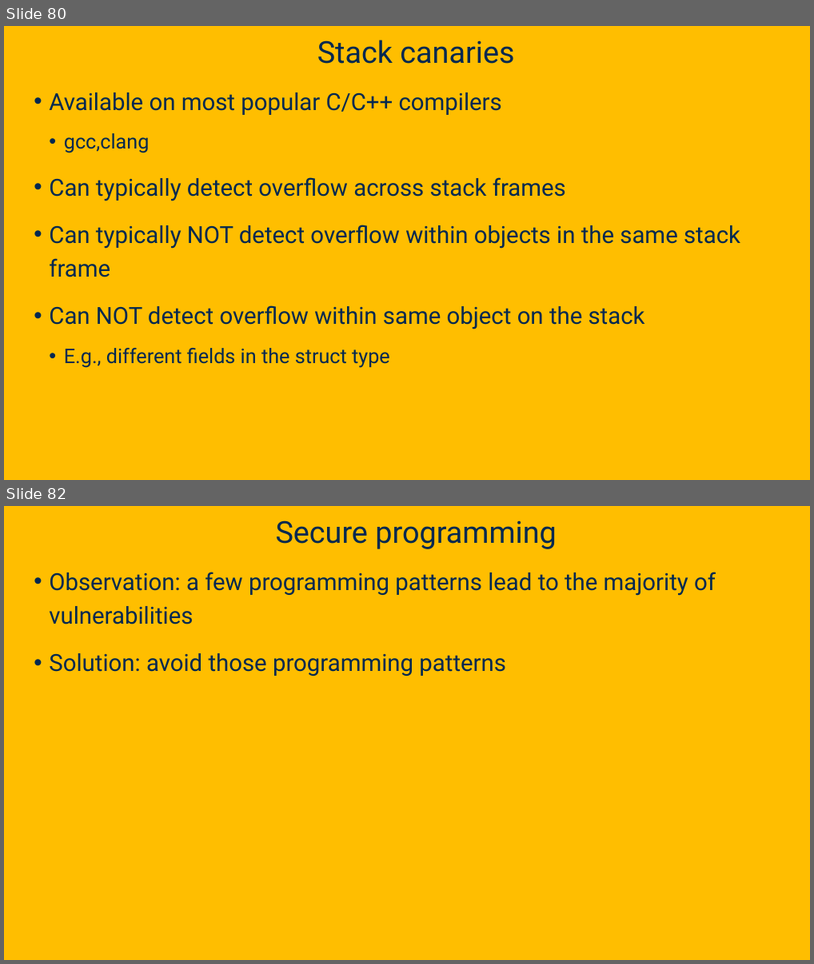
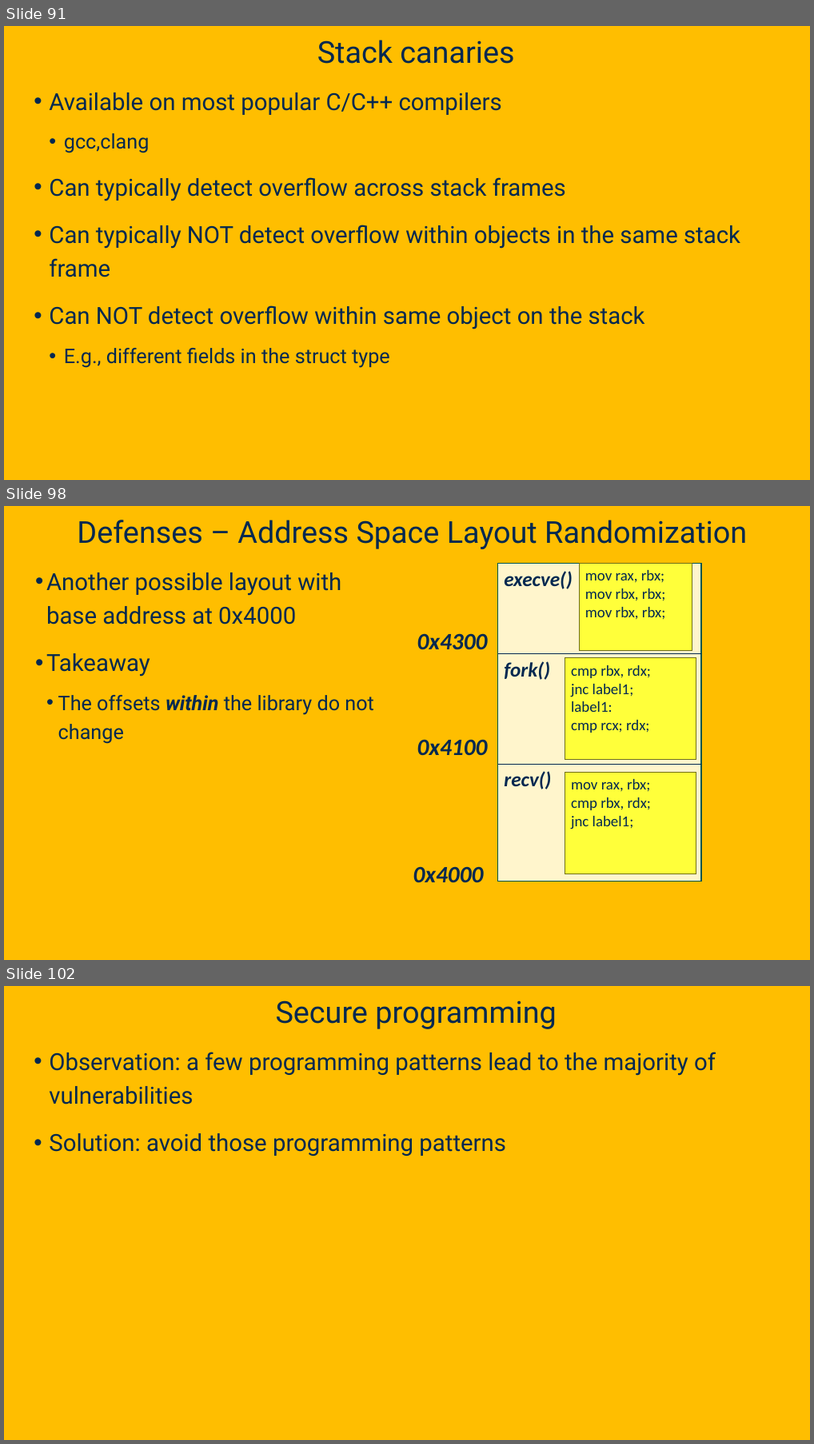
Before and after one commit to davsec-teaching/ecs160-f25, a slide deck: slides/9_software_security.pptx. Shown one above the other, each under a label of ours: slides 80 and 82 before the commit, slides 91, 98 and 102 after it; the slides between them are not shown. The pictures are 814x964 and 814x1444 pixels, drawn with LibreOffice and Linux fonts; fonts in the diff are those of the drawing; background and template pictures are left out. Boxes give left, top, right and bottom in pixels: in the first picture for what was removed or moved away, otherwise in the second. Text is boxed around its words. In the diff, an @@ line names an element or a change of style, - is before the commit and + after.

```diff
--- a/slides/9_software_security.pptx
+++ b/slides/9_software_security.pptx
@@ slide 98 added at (x1=4, y1=506, x2=810, y2=960), background picture (left out) @@
@@ title added at (x1=77, y1=520, x2=747, y2=549), 36 pt, text #022850 @@
+Defenses – Address Space Layout Randomization
@@ text added at (x1=46, y1=572, x2=374, y2=744), 28 pt, text #022850 @@
+• Another possible layout with base address at 0x4000
+• Takeaway
+  • The offsets within the library do not change
@@ rectangle added at (x1=498, y1=563, x2=702, y2=881), fill #FFF5CC, outline #00564E 1 pt @@
@@ text added at (x1=504, y1=571, x2=572, y2=589), 24 pt, text #022850, bold, italic @@
+execve()
@@ rectangle added at (x1=580, y1=563, x2=693, y2=651), fill #FFFF3A, outline #707019 1 pt, 18 pt, text #022850 @@
+mov rax, rbx;
+mov rbx, rbx;
+mov rbx, rbx;
@@ text added at (x1=418, y1=633, x2=488, y2=650), 28 pt, text #022850, bold, italic @@
+0x4300
@@ line added from (498, 654) to (702, 654), #022850 0.5 pt @@
@@ text added at (x1=504, y1=661, x2=550, y2=680), 24 pt, text #022850, bold, italic @@
+fork()
@@ rectangle added at (x1=566, y1=658, x2=696, y2=760), fill #FFFF3A, outline #707019 1 pt, 18 pt, text #022850 @@
+cmp rbx, rdx;
+jnc label1;
+label1:
+cmp rcx; rdx;
@@ text added at (x1=418, y1=739, x2=488, y2=756), 28 pt, text #022850, bold, italic @@
+0x4100
@@ line added from (498, 764) to (702, 764), #022850 0.5 pt @@
@@ text added at (x1=504, y1=771, x2=551, y2=789), 24 pt, text #022850, bold, italic @@
+recv()
@@ rectangle added at (x1=566, y1=772, x2=696, y2=874), fill #FFFF3A, outline #707019 1 pt, 18 pt, text #022850 @@
+mov rax, rbx;
+cmp rbx, rdx;
+jnc label1;
@@ text added at (x1=414, y1=866, x2=484, y2=883), 28 pt, text #022850, bold, italic @@
+0x4000
@@ what was slide 80 is now slide 91 @@
@@ what was slide 82 is now slide 102 @@
```
Also in this commit, not shown: 6 slides changed, 23 other slides added, 3 slides removed.
